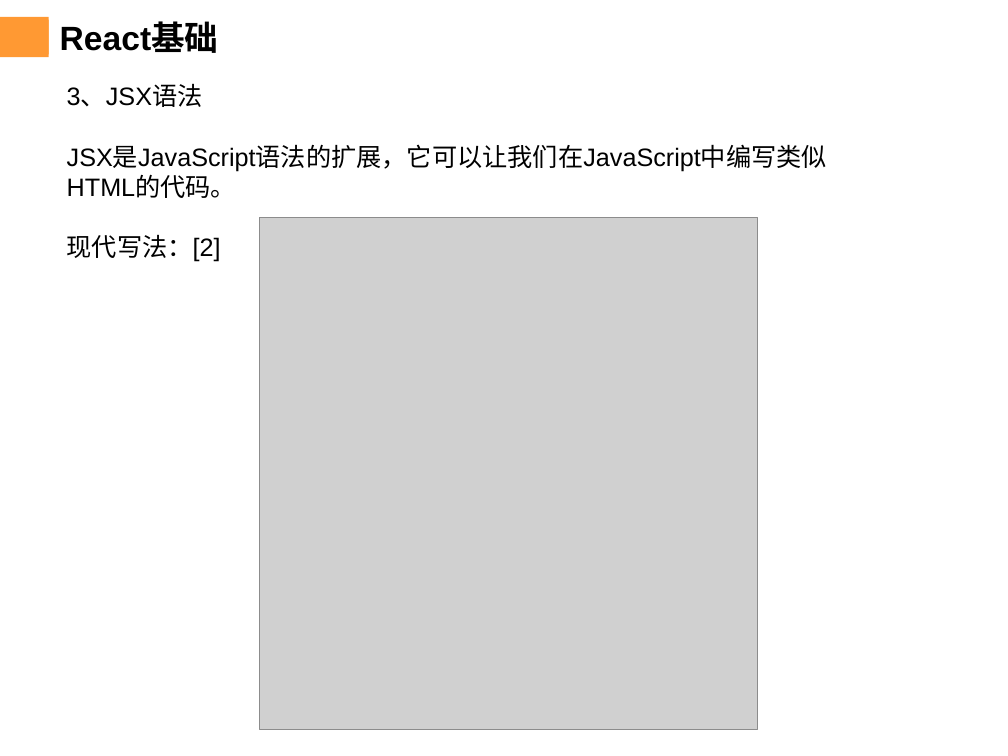
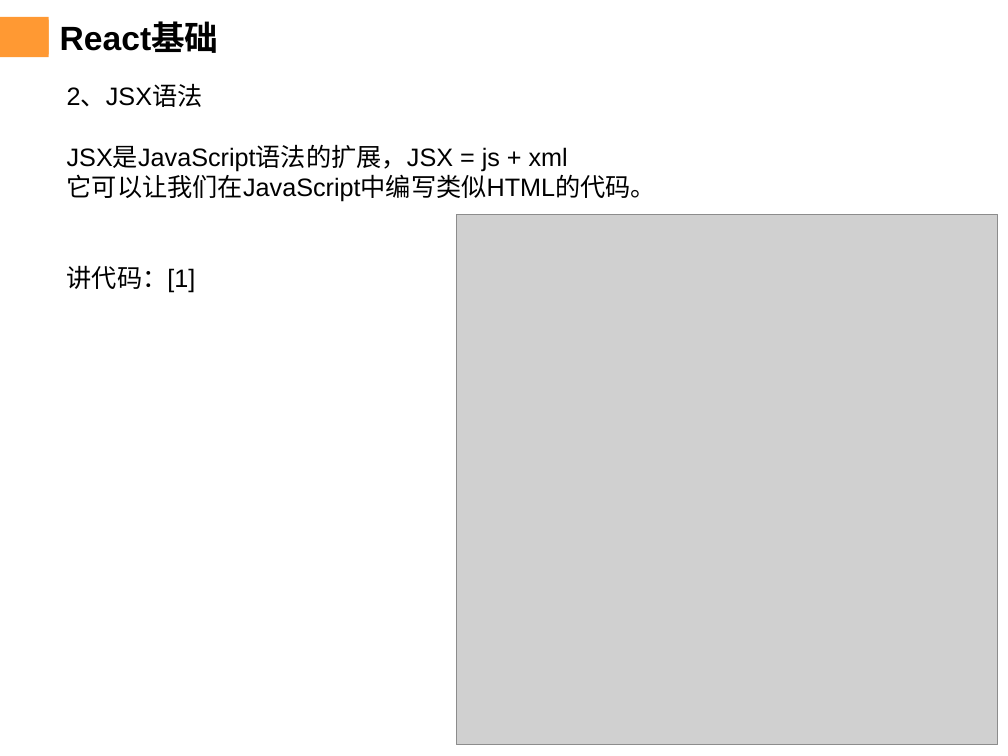
Before and after one commit to chenqiuli/JY_Peixun_1, a slide deck: slide 8 of PPT内容.pptx. Drawn at 1008x756 pixels with LibreOffice and Linux fonts; fonts in the diff are those of the drawing; grey boxes stand for pictures; background and template pictures are left out. Boxes give left, top, right and bottom in pixels: in the first picture for what was removed or moved away, otherwise in the second. Text is boxed around its words. In the diff, an @@ line names an element or a change of style, - is before the commit and + after.

```diff
--- a/PPT内容.pptx
+++ b/PPT内容.pptx
@@ text at (67,85,656,293): text changed @@
-3、JSX语法
-JSX是JavaScript语法的扩展，它可以让我们在JavaScript中编写类似HTML的代码。
-现代写法：[2]
+2、JSX语法
+JSX是JavaScript语法的扩展，JSX = js + xml
+它可以让我们在JavaScript中编写类似HTML的代码。
+讲代码：[1]
@@ picture removed at (260,218,758,730) @@
@@ picture added at (456,214,998,744) @@
```
Also in this commit, not shown: 17 other slides changed, 1 slide added, 8 slides removed, 12 other files.
